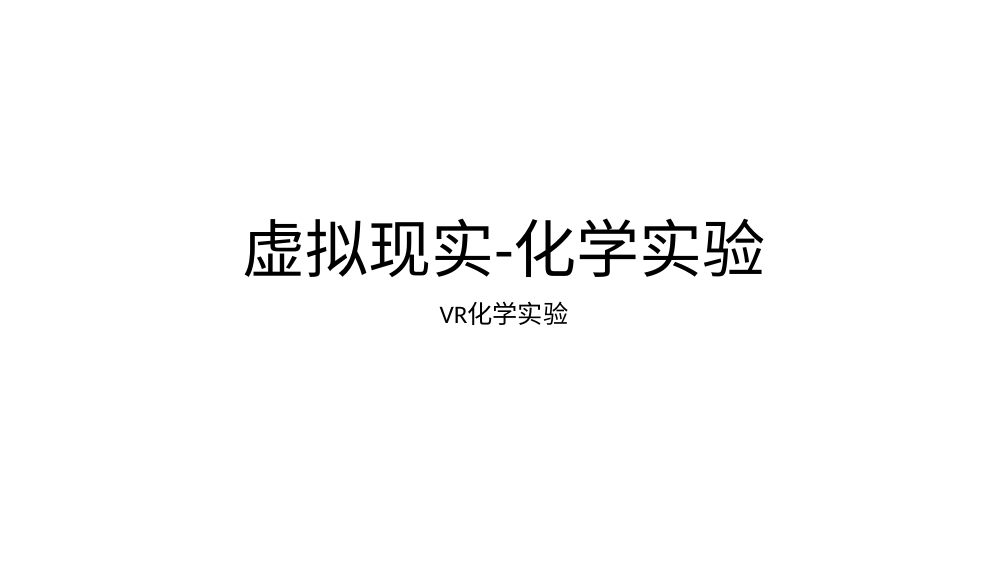
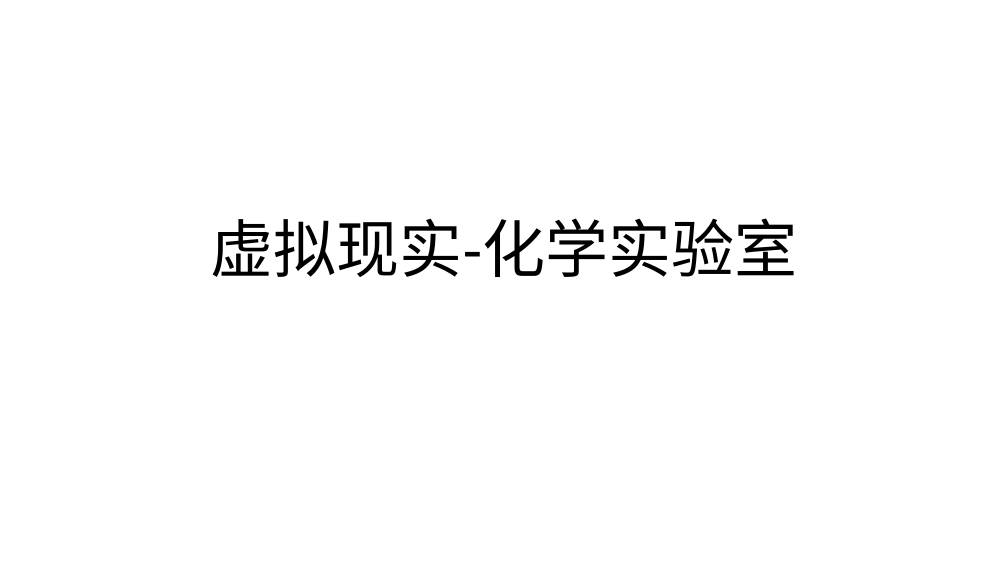
Before and after one commit to duanxiaoyun/ppaperssss, a slide deck: slide 1 of bi_ye_lun_wen/VR shi_yan.pptx. Drawn at 1008x567 pixels with LibreOffice and Linux fonts; fonts in the diff are those of the drawing. Boxes give left, top, right and bottom in pixels: in the first picture for what was removed or moved away, otherwise in the second. Text is boxed around its words. In the diff, an @@ line names an element or a change of style, - is before the commit and + after.

```diff
--- a/bi_ye_lun_wen/VR shi_yan.pptx
+++ b/bi_ye_lun_wen/VR shi_yan.pptx
@@ title at (211, 218, 797, 277): text changed @@
-虚拟现实-化学实验
+虚拟现实-化学实验室
@@ subtitle removed at (440, 302, 569, 325) @@
-VR化学实验
```
Also in this commit, not shown: 1 other slide changed, 5 other files.
